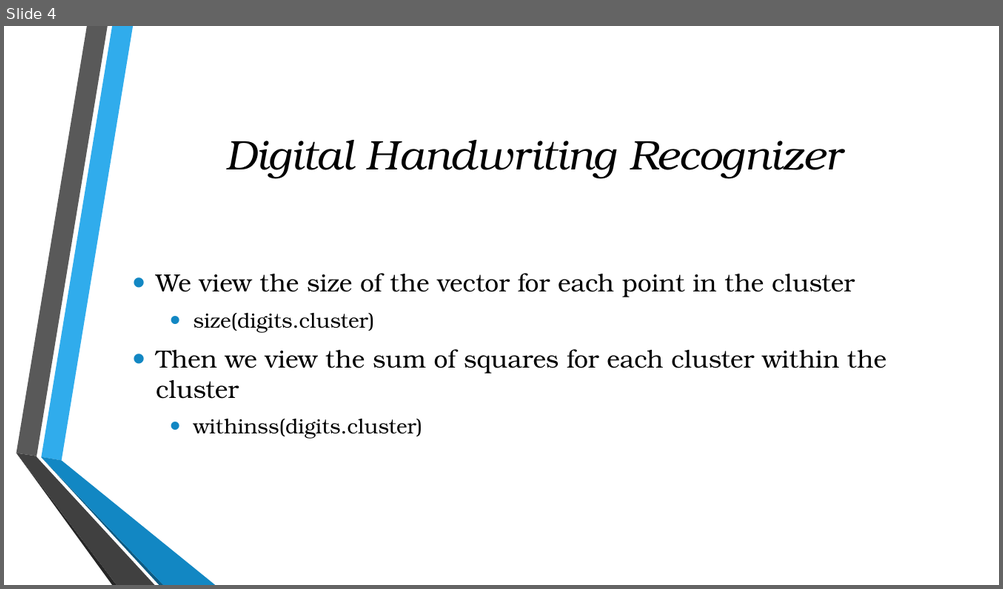
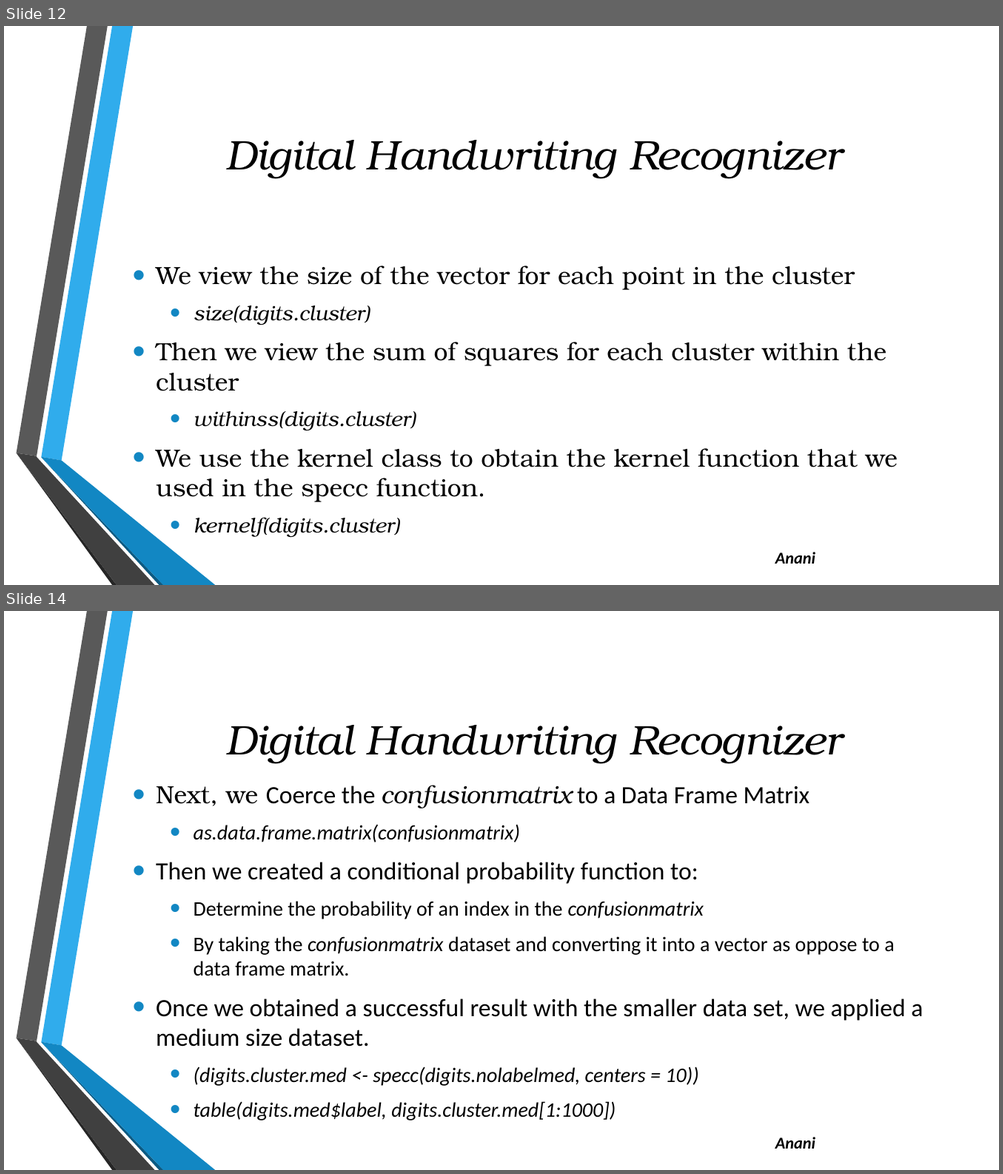
Before and after one commit to julielinx/Final-_Project, a slide deck: Presentation1.pptx. Shown one above the other, each under a label of ours: slide 4 before the commit, slides 12 and 14 after it; the slides between them are not shown. The pictures are 1003x589 and 1003x1174 pixels, drawn with LibreOffice and Linux fonts; fonts in the diff are those of the drawing; background and template pictures are left out. Boxes give left, top, right and bottom in pixels: in the first picture for what was removed or moved away, otherwise in the second. Text is boxed around its words. In the diff, an @@ line names an element or a change of style, - is before the commit and + after.

```diff
--- a/Presentation1.pptx
+++ b/Presentation1.pptx
@@ slide 14 added at bbox=[4, 611, 999, 1170], background picture (left out); not listed: 6 template elements that a slide beside it also shows @@
@@ title added at bbox=[225, 725, 842, 764], 40 pt, text #000000, italic @@
+Digital Handwriting Recognizer
@@ text added at bbox=[156, 785, 922, 1121], 20 pt, text #000000 @@
+• Next, we Coerce the confusionmatrix to a Data Frame Matrix
+  • as.data.frame.matrix(confusionmatrix)
+• Then we created a conditional probability function to:
+  • Determine the probability of an index in the confusionmatrix
+  • By taking the confusionmatrix dataset and converting it into a vector as oppose to a data frame matrix.
+• Once we obtained a successful result with the smaller data set, we applied a medium size dataset.
+  • (digits.cluster.med <- specc(digits.nolabelmed, centers = 10))
+  • table(digits.med$label, digits.cluster.med[1:1000])
@@ text added at bbox=[775, 1137, 815, 1149], 16 pt, text #000000, bold, italic @@
+Anani
@@ what was slide 4 is now slide 12 @@
@@ slide 12 changed as well @@
@@ text at bbox=[193, 306, 416, 431]: italic on in "size(digits.cluster)", "withinss(digits.cluster)" @@
@@ text at bbox=[156, 449, 897, 537]: paragraphs added @@
+• We use the kernel class to obtain the kernel function that we used in the specc function.
+  • kernelf(digits.cluster)
@@ text added at bbox=[775, 552, 815, 564], 16 pt, text #000000, bold, italic @@
+Anani
```
Also in this commit, not shown: 2 other slides changed, 9 other slides added.
